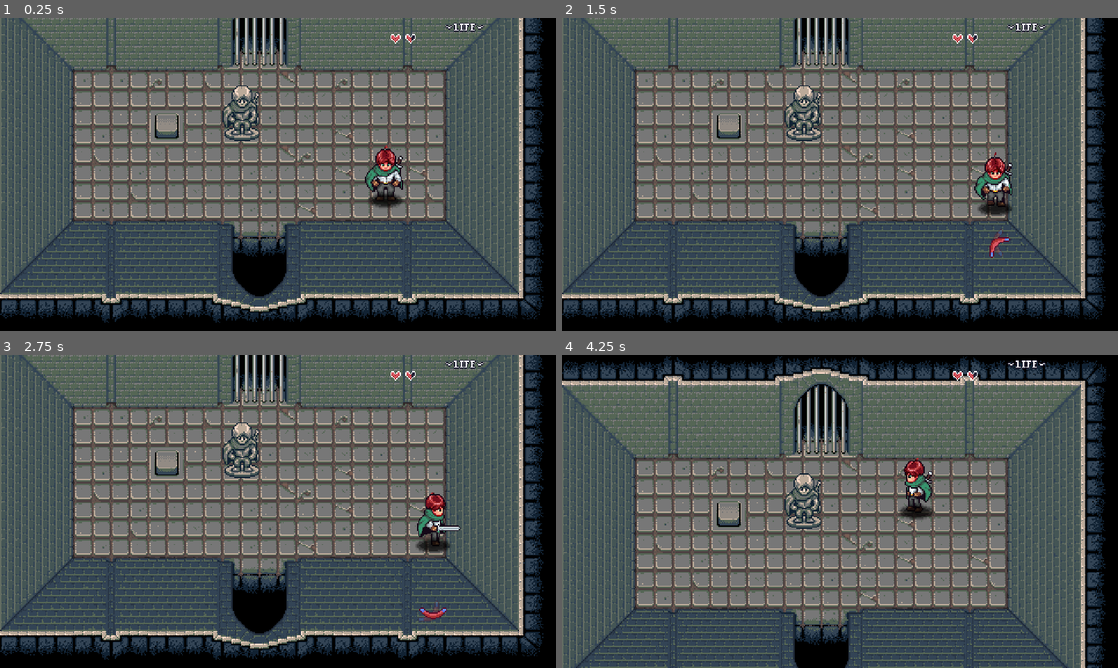
Above: before the commit, frames 1-4 (two rows, left to right).
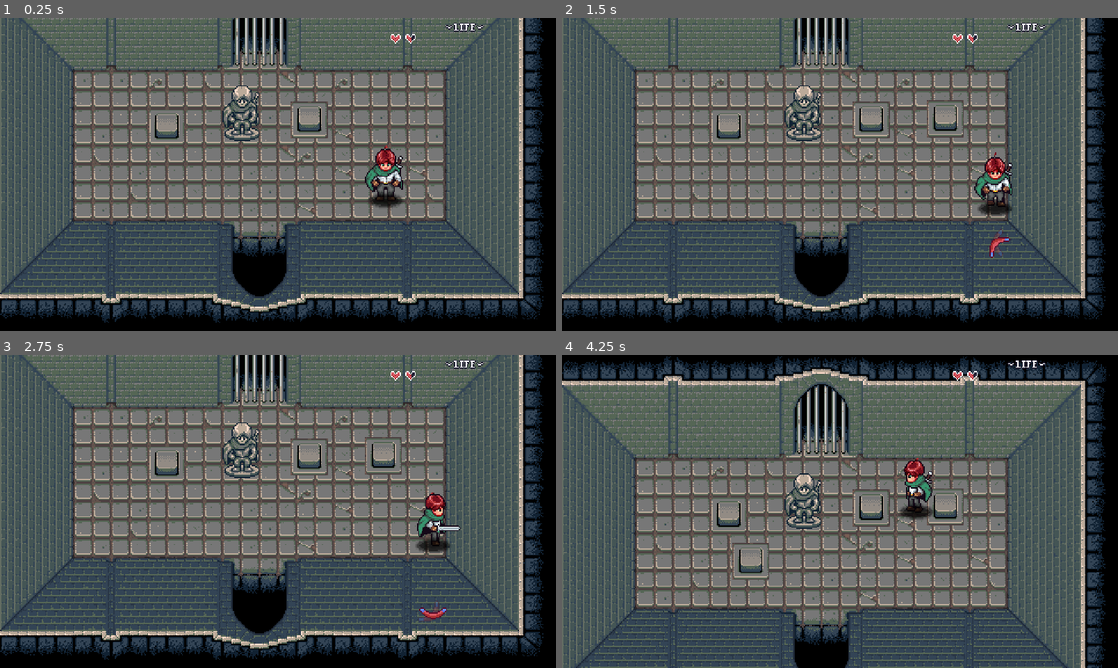
Above: after the commit, the same moments.

Repository: utwoo/Godot-AARPG
Game: Godot game, scene res://Levels/Dungeon01/01.tscn
Same seed, same stepped clock (60 frames per second), same inputs: the game is played once before the commit and once after it. This scene is started directly instead of the project's main scene. Sound files missing from this copy of the repository are replaced by a short silence.
Inputs:
- Up to frame 1 (0.25 s): no input
- Up to frame 2 (1.5 s): tap Enter at 0.5 s; hold Right (right) 0.53-1.28 s; hold P (test) 0.53-1.28 s; hold Down (down) from 1.28 s (still down); tap X (ability) at 1.35 s
- Up to frame 3 (2.75 s): tap P (test) at 1.55, 2.3 s; release Down (down) at 2.03 s; hold Right (right) from 2.03 s (still down); hold Z (attack) from 2.03 s (still down)
- Up to frame 4 (4.25 s): release Right (right) at 2.78 s; release Z (attack) at 2.78 s; hold Up (up) 2.78-3.53 s; tap S (interact) at 2.85 s; tap P (test) at 3.05 s; hold Left (left) from 3.53 s (still down); hold P (test) from 3.53 s (still down)

The runs differ from the first frame. In frame 1, 0.6% of the frame differs, in the area x 52-59%, y 26-39%; in frame 2, 1.2%; in frame 3, 1.2%; in frame 4, 1.8%, in the area x 30-73%, y 42-72%.

Commit message:
Chapter 56: Quest System Phase 4 ( Quest Activated Switch  )

Diff:
--- a/Levels/Area01/01.tscn
+++ b/Levels/Area01/01.tscn
@@ -143,6 +143,7 @@
 metadata/_custom_type_script = "uid://dxq1ime3bskty"
 
 [node name="QuestAdvanceTrigger" parent="NPC2/DialogInteraction/DialogChoice/DialogBranch" unique_id=1016245066 instance=ExtResource("23_mpmqi")]
+position = Vector2(75, 138)
 linked_quest = ExtResource("25_mpmqi")
 settings_summary = "UPDATE QUEST:
 Quest: Recover Lost Magical Flute
--- a/Levels/Dungeon01/01.tscn
+++ b/Levels/Dungeon01/01.tscn
@@ -8,6 +8,9 @@
 [ext_resource type="PackedScene" uid="uid://c7iyysf1aw08n" path="res://Interactables/Dungeon/pressure_plate.tscn" id="5_swvnj"]
 [ext_resource type="PackedScene" uid="uid://cljtwr46w2b1s" path="res://Interactables/Dungeon/barred_door.tscn" id="6_m3xjo"]
 [ext_resource type="PackedScene" uid="uid://brhbgwt86uycq" path="res://Interactables/Dungeon/pushable_statue.tscn" id="7_4dhgi"]
+[ext_resource type="PackedScene" uid="uid://dnete4104lbhm" path="res://Quests/utility_nodes/quest_activated_switch.tscn" id="9_54q72"]
+[ext_resource type="PackedScene" uid="uid://x7mqxn0cs75f" path="res://Quests/utility_nodes/quest_advance_trigger.tscn" id="9_sha80"]
+[ext_resource type="Resource" uid="uid://fp6nlphlp463" path="res://Quests/long_quest.tres" id="10_gmq4b"]
 
 [node name="01" type="Node2D" unique_id=1395703589]
 script = ExtResource("1_1jxiy")
@@ -41,4 +44,49 @@
 [node name="PushableStatue" parent="." unique_id=1258614935 instance=ExtResource("7_4dhgi")]
 position = Vector2(240, 150)
 
+[node name="PressurePlate2" parent="." unique_id=765499180 instance=ExtResource("5_swvnj")]
+position = Vector2(299, 138)
+
+[node name="QuestAdvanceTrigger" parent="PressurePlate2" unique_id=1016245066 instance=ExtResource("9_sha80")]
+position = Vector2(1, -3)
+linked_quest = ExtResource("10_gmq4b")
+settings_summary = "UPDATE QUEST:
+Quest: Long Quest
+Step: 0 - N/A
+Complete: false"
+
+[node name="QuestActivatedSwitch" parent="." unique_id=1534198243 instance=ExtResource("9_54q72")]
+position = Vector2(363, 137)
+react_to_global_signal = true
+linked_quest = ExtResource("10_gmq4b")
+settings_summary = "UPDATE QUEST:
+Quest: Long Quest
+Checking if player has quest"
+
+[node name="PressurePlate" parent="QuestActivatedSwitch" unique_id=1737130236 instance=ExtResource("5_swvnj")]
+
+[node name="QuestAdvanceTrigger" parent="QuestActivatedSwitch/PressurePlate" unique_id=57410767 instance=ExtResource("9_sha80")]
+linked_quest = ExtResource("10_gmq4b")
+quest_step = 1
+quest_complete = true
+settings_summary = "UPDATE QUEST:
+Quest: Long Quest
+Step: 1 - step 1
+Complete: true"
+
+[node name="QuestActivatedSwitch2" parent="." unique_id=1729086828 instance=ExtResource("9_54q72")]
+position = Vector2(195, 184)
+check_type = 3
+react_to_global_signal = true
+linked_quest = ExtResource("10_gmq4b")
+quest_complete = true
+settings_summary = "UPDATE QUEST:
+Quest: Long Quest
+Checking if quest has completed"
+
+[node name="PressurePlate" parent="QuestActivatedSwitch2" unique_id=506675581 instance=ExtResource("5_swvnj")]
+
+[connection signal="activated" from="PressurePlate" to="BarredDoor" method="open_door"]
 [connection signal="deactivated" from="PressurePlate" to="BarredDoor" method="close_door"]
+[connection signal="activated" from="PressurePlate2" to="PressurePlate2/QuestAdvanceTrigger" method="advance_quest"]
+[connection signal="activated" from="QuestActivatedSwitch/PressurePlate" to="QuestActivatedSwitch/PressurePlate/QuestAdvanceTrigger" method="advance_quest"]
--- /dev/null
+++ b/Quests/utility_nodes/quest_activated_switch.gd
@@ -0,0 +1,132 @@
+@tool
+@icon("res://Quests/utility_nodes/icons/quest_switch.png")
+class_name QuestActivatedSwitch
+extends QuestNode
+
+enum CheckType { HAS_QUEST, QUEST_STEP_COMPLETE, ON_CURRENT_QUEST_STEP, QUEST_COMPLETE }
+
+signal is_activated_changed( v : bool )
+
+@export var check_type : CheckType = CheckType.HAS_QUEST : set = _set_check_type
+@export var remove_when_activated : bool = false
+@export var react_to_global_signal : bool = false
+
+var is_activated : bool = false
+
+
+func _ready():
+	if Engine.is_editor_hint():
+		return
+
+	$Sprite2D.queue_free()
+
+	if react_to_global_signal:
+		QuestManager.quest_updated.connect( _on_quest_updated )
+
+	check_is_activated()
+	pass
+
+
+func _set_check_type( _v : CheckType ):
+	check_type = _v
+	update_summary()
+	pass
+
+
+func _on_quest_updated( _q : Dictionary ):
+	check_is_activated()
+	pass
+
+
+func check_is_activated():
+	# Get the saved quest
+	var _q : Dictionary = QuestManager.find_quest( linked_quest )
+
+	if _q.title != "not found":
+		match check_type:
+			CheckType.HAS_QUEST:
+				# We already passed this test, so we are done.
+				set_is_activated( true )
+				pass
+			CheckType.QUEST_COMPLETE:
+				# Simply set is activated based on if our quest complete values match
+				set_is_activated( quest_complete == _q.is_complete )
+				pass
+			CheckType.QUEST_STEP_COMPLETE:
+				if quest_step > 0:
+					set_is_activated( _q.completed_steps.has( get_step() ) )
+				else:
+					set_is_activated( false )
+				pass
+			CheckType.ON_CURRENT_QUEST_STEP:
+				var step : String = get_step()
+				if step == "N/A":
+					set_is_activated( false )
+				else:
+					if _q.completed_steps.has( step ):
+						set_is_activated( false )
+					else:
+						var prev_step : String = get_prev_step()
+						if prev_step == "N/A":
+							set_is_activated( true )
+						elif _q.completed_steps.has( prev_step.to_lower() ):
+							set_is_activated( true )
+						else:
+							set_is_activated( false )
+				pass
+	else:
+		set_is_activated( false )
+
+	pass
+
+
+func set_is_activated( _v : bool ):
+	is_activated = _v
+	is_activated_changed.emit( _v )
+	if is_activated:
+		if remove_when_activated:
+			hide_children()
+		else:
+			show_children()
+	else:
+		if remove_when_activated:
+			show_children()
+		else:
+			hide_children()
+	pass
+
+
+func show_children():
+	for c in get_children():
+		c.visible = true
+		c.process_mode = Node.PROCESS_MODE_INHERIT
+
+
+func hide_children():
+	for c in get_children():
+		c.set_deferred( "visible", false )
+		c.set_deferred( "process_mode", Node.PROCESS_MODE_DISABLED )
+
+
+func get_prev_step() -> String:
+	if quest_step <= get_step_count() and quest_step > 1:
+		return linked_quest.steps[ quest_step - 2 ]
+	else:
+		return "N/A"
+
+
+func update_summary():
+	if linked_quest == null:
+		settings_summary = "Select a quest"
+		return
+
+	settings_summary = "UPDATE QUEST:\nQuest: " + linked_quest.title + "\n"
+	if check_type == CheckType.HAS_QUEST:
+		settings_summary += "Checking if player has quest"
+	elif check_type == CheckType.QUEST_STEP_COMPLETE:
+		settings_summary += "Checking if player has completed step: " + get_step()
+	elif check_type == CheckType.ON_CURRENT_QUEST_STEP:
+		settings_summary += "Checking if player is on step: " + get_step()
+	elif check_type == CheckType.QUEST_COMPLETE:
+		settings_summary += "Checking if quest has completed"
+	pass
--- /dev/null
+++ b/Quests/utility_nodes/quest_activated_switch.tscn
@@ -0,0 +1,11 @@
+[gd_scene format=3 uid="uid://dnete4104lbhm"]
+
+[ext_resource type="Script" uid="uid://r2o4worikars" path="res://Quests/utility_nodes/quest_activated_switch.gd" id="1_67iaq"]
+[ext_resource type="Texture2D" uid="uid://bcj47rjxh1rw7" path="res://Quests/utility_nodes/icons/quest_switch.png" id="2_xq3vc"]
+
+[node name="QuestActivatedSwitch" type="Node2D" unique_id=1534198243]
+script = ExtResource("1_67iaq")
+
+[node name="Sprite2D" type="Sprite2D" parent="." unique_id=1883505535]
+position = Vector2(-8, -10)
+texture = ExtResource("2_xq3vc")
--- a/Quests/utility_nodes/quest_advance_trigger.gd
+++ b/Quests/utility_nodes/quest_advance_trigger.gd
@@ -20,6 +20,5 @@
 	if _step == "N/A":
 		_step = ""
 
-	print("Quest Advanced")
 	QuestManager.update_quest( _title, _step, quest_complete )
 	pass
--- a/Quests/utility_nodes/quest_node.gd
+++ b/Quests/utility_nodes/quest_node.gd
@@ -44,6 +44,6 @@
 
 func get_step() -> String:
 	if quest_step != 0 and quest_step <= get_step_count():
-		return linked_quest.steps[ quest_step - 1 ]
+		return linked_quest.steps[ quest_step - 1 ].to_lower()
 	else:
 		return "N/A"
Not shown, added: Quests/utility_nodes/quest_activated_switch.gd.uid
